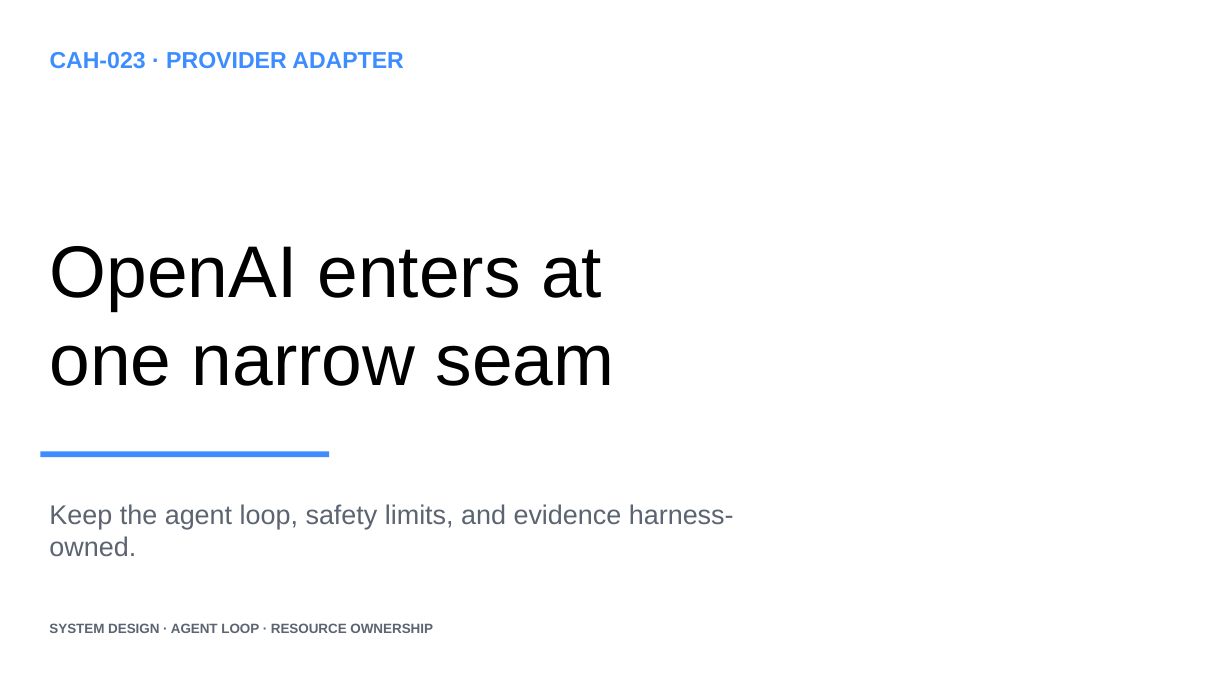
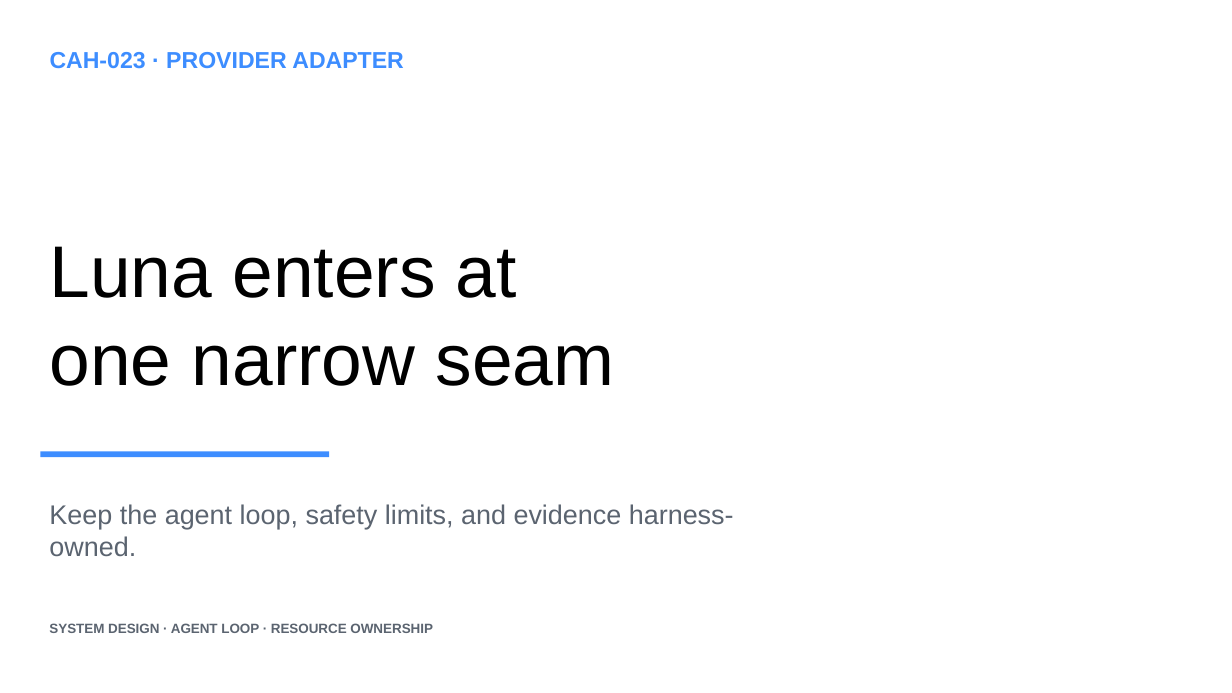
Before and after one commit to jimmie-potts/code-assist-harness, a slide deck: slide 1 of docs/lessons/assets/cah-023-openai-responses-adapter.pptx. Drawn at 1232x693 pixels with LibreOffice and Linux fonts; fonts in the diff are those of the drawing. Boxes give left, top, right and bottom in pixels: in the first picture for what was removed or moved away, otherwise in the second. Text is boxed around its words. In the diff, an @@ line names an element or a change of style, - is before the commit and + after.

Commit message:
Use Luna for OpenAI development

```diff
--- a/docs/lessons/assets/cah-023-openai-responses-adapter.pptx
+++ b/docs/lessons/assets/cah-023-openai-responses-adapter.pptx
@@ text at (50, 246, 517, 298): text changed @@
-OpenAI enters at
+Luna enters at
```
Also in this commit, not shown: 5 other slides changed, 27 other files.
